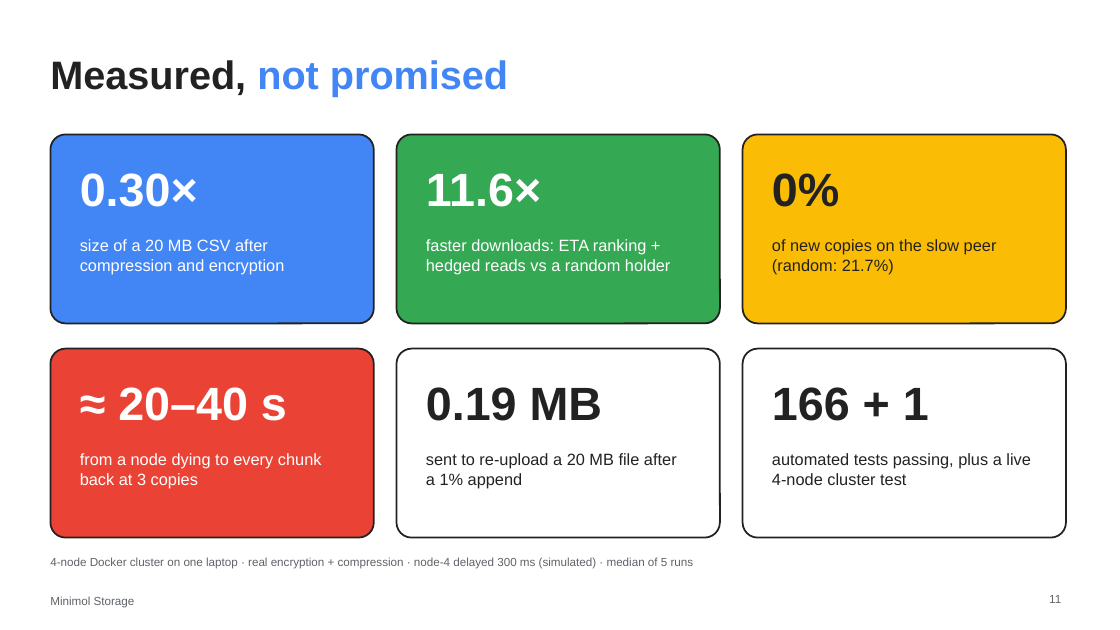
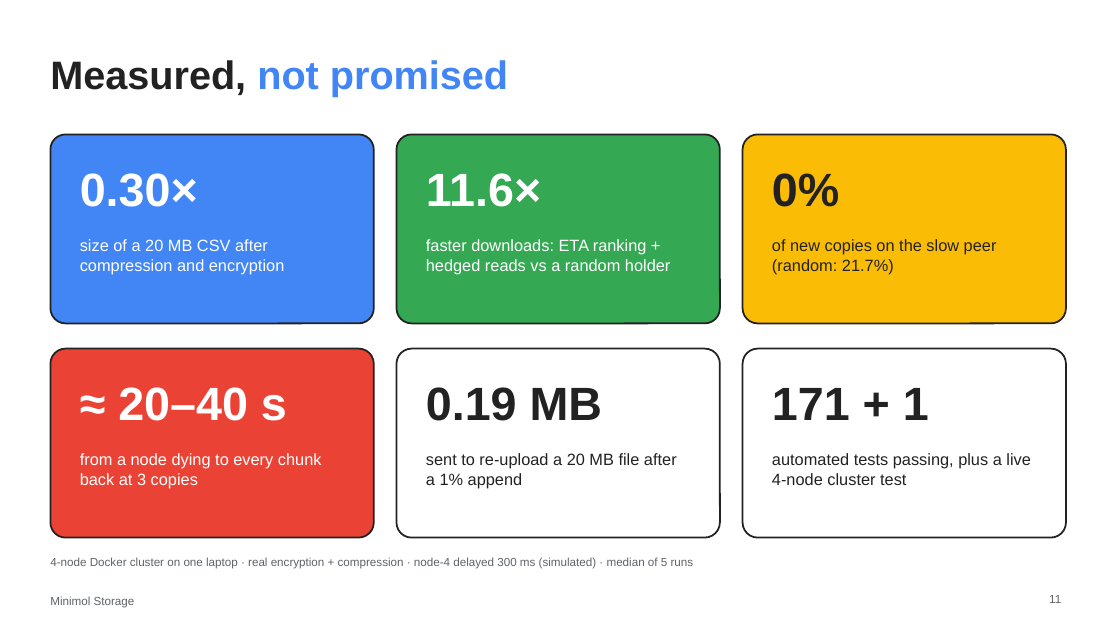
Before and after one commit to guptakaran0720/Minimol-2026, a slide deck: slide 11 of docs/Minimol_Storage_Pitch.pptx. Drawn at 1120x630 pixels with LibreOffice and Linux fonts; fonts in the diff are those of the drawing; background and template pictures are left out. Boxes give left, top, right and bottom in pixels: in the first picture for what was removed or moved away, otherwise in the second. Text is boxed around its words. In the diff, an @@ line names an element or a change of style, - is before the commit and + after.

```diff
--- a/docs/Minimol_Storage_Pitch.pptx
+++ b/docs/Minimol_Storage_Pitch.pptx
@@ text at [772,388,929,420]: text changed @@
-166 + 1
+171 + 1
```
Also in this commit, not shown: 1 slide added, 6 other files.
